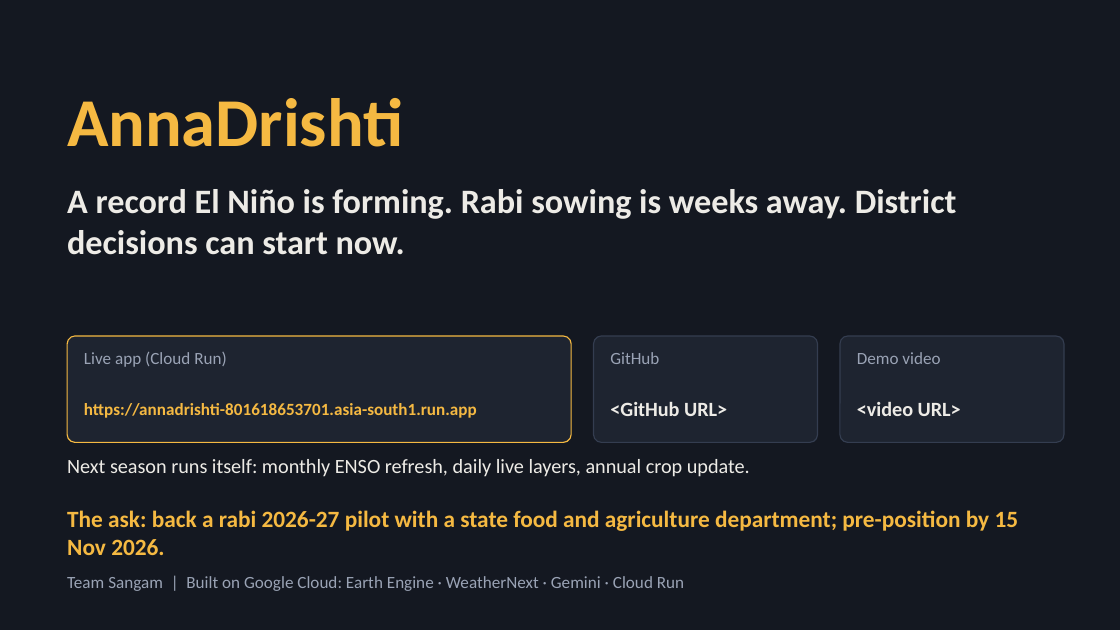
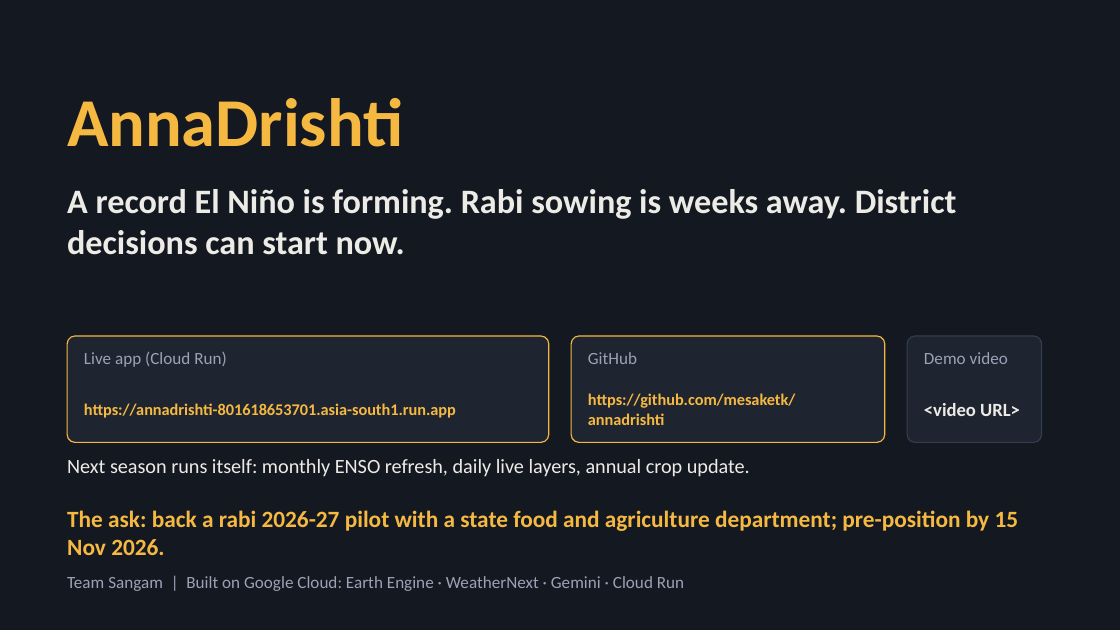
Before and after one commit to mesaketk/annadrishti, a slide deck: slide 15 of docs/AnnaDrishti_deck.pptx. Drawn at 1120x630 pixels with LibreOffice and Linux fonts; fonts in the diff are those of the drawing. Boxes give left, top, right and bottom in pixels: in the first picture for what was removed or moved away, otherwise in the second. Text is boxed around its words. In the diff, an @@ line names an element or a change of style, - is before the commit and + after.

Commit message:
Deck: add repository link

```diff
--- a/docs/AnnaDrishti_deck.pptx
+++ b/docs/AnnaDrishti_deck.pptx
@@ rounded rectangle: place and size @@
-rounded rectangle at (67, 336, 571, 442)
+rounded rectangle at (67, 336, 549, 442)
@@ rounded rectangle: place and size @@
-rounded rectangle at (594, 336, 818, 442)
+rounded rectangle at (571, 336, 885, 442)
@@ rounded rectangle at (571, 336, 885, 442): outline #343D50 0.75 pt to #F5B942 0.75 pt @@
@@ text "GitHub": place and size @@
-text "GitHub" at (610, 352, 659, 364)
+text "GitHub" at (588, 352, 637, 364)
@@ rounded rectangle: place and size @@
-rounded rectangle at (840, 336, 1064, 442)
+rounded rectangle at (907, 336, 1042, 442)
@@ text "Demo video": place and size @@
-text "Demo video" at (857, 352, 940, 364)
+text "Demo video" at (924, 352, 1008, 364)
@@ text "https://annadrishti-801618653701.asia-south1.run.app" at (84, 403, 456, 418): size 11 to 10.5 pt @@
@@ text "<video URL>": place and size @@
-text "<video URL>" at (857, 401, 961, 416)
+text "<video URL>" at (924, 403, 1020, 416)
@@ text "<video URL>" at (924, 403, 1020, 416): size 13 to 12 pt @@
@@ text at (588, 393, 795, 425): text changed; size 13 to 10.5 pt; text colour #EDEBE6 to #F5B942 @@
-<GitHub URL>
+https://github.com/mesaketk/annadrishti
```
